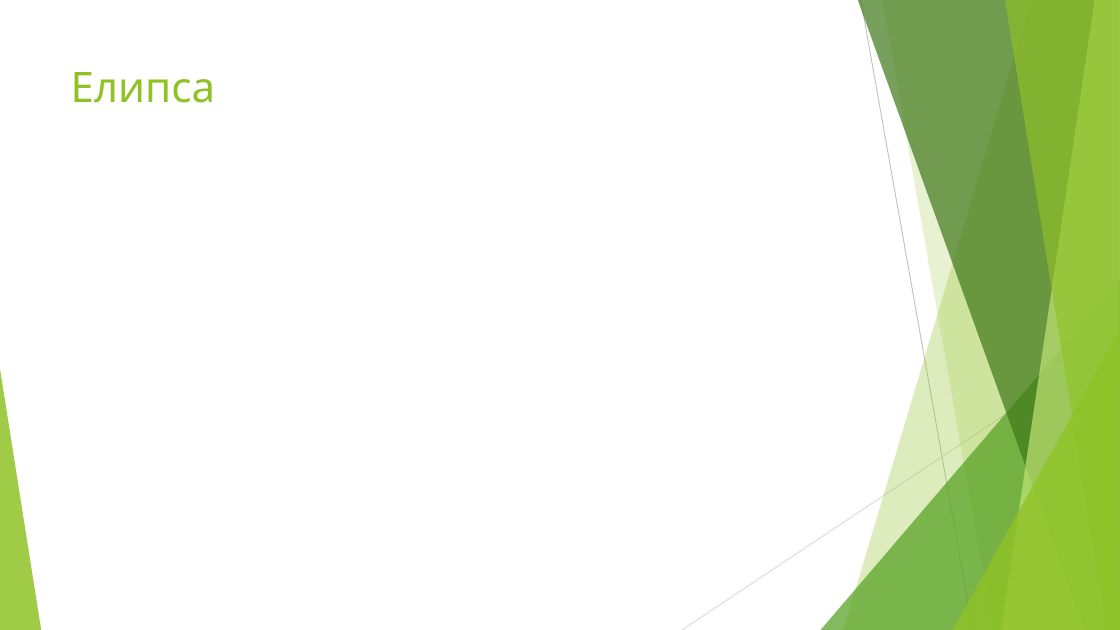
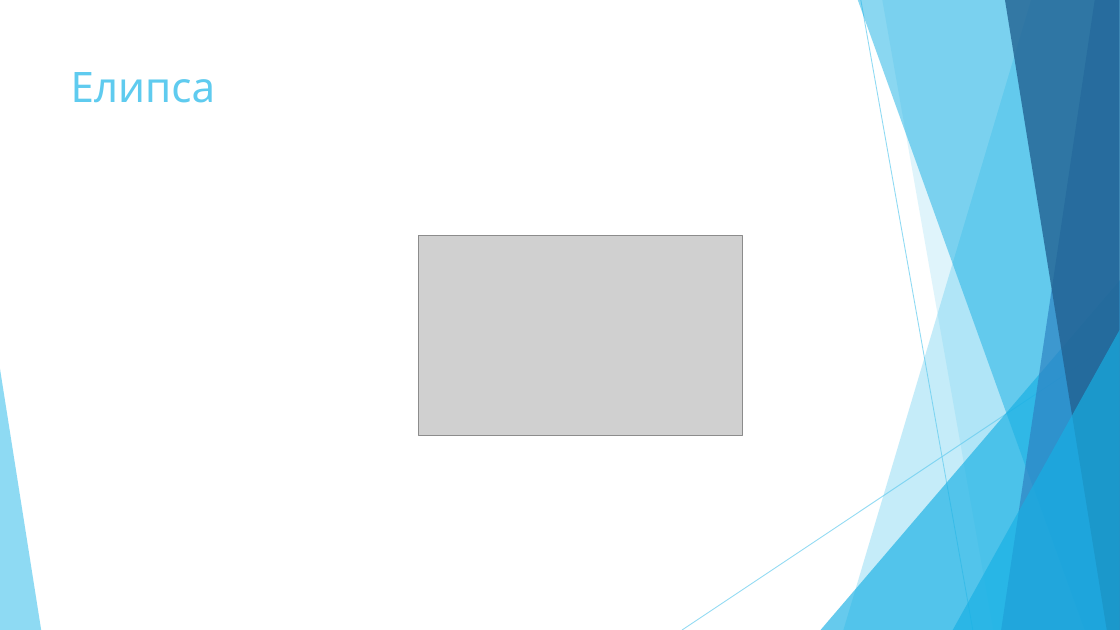
Before and after one commit to todorzhelev/STS, a slide deck: slide 7 of presentation/present2.pptx. Drawn at 1120x630 pixels with LibreOffice and Linux fonts; fonts in the diff are those of the drawing; grey boxes stand for pictures. Boxes give left, top, right and bottom in pixels: in the first picture for what was removed or moved away, otherwise in the second. Text is boxed around its words. In the diff, an @@ line names an element or a change of style, - is before the commit and + after.

```diff
--- a/presentation/present2.pptx
+++ b/presentation/present2.pptx
@@ freeform shape at (844,0,1120,630): fill #90C226 at 30% opacity to #5FCBEF at 36% opacity @@
@@ freeform shape at (858,0,1120,630): fill #3F7819 at 70% opacity to #17B0E4 at 50% opacity @@
@@ line (861, 0) - (973, 630): stroke #BFBFBF 0.75 pt to #5FCBEF 0.75 pt @@
@@ freeform shape at (882,0,1120,630): fill #90C226 at 20% opacity to #5FCBEF at 20% opacity @@
@@ freeform shape at (1002,0,1120,630): fill #C0E474 at 70% opacity to #2E83C3 at 70% opacity @@
@@ freeform shape at (1005,0,1120,630): fill #90C226 at 65% opacity to #226292 at 80% opacity @@
@@ title "Елипса" at (71,72,216,103): text colour #90C226 to #5FCBEF @@
@@ picture added at (418,235,742,435) @@
@@ triangle at (821,280,1120,630): fill #54A021 at 72% opacity to #17B0E4 at 66% opacity @@
@@ line (1120, 339) - (682, 630): stroke #D9D9D9 0.75 pt to #5FCBEF 0.75 pt @@
@@ triangle at (953,330,1120,630): fill #90C226 at 80% opacity to #17B0E4 at 66% opacity @@
@@ triangle at (0,369,41,630): fill #90C226 at 85% opacity to #5FCBEF at 70% opacity @@
```
Also in this commit, not shown: 6 other slides changed, 2 slides added, 2 slides removed.
